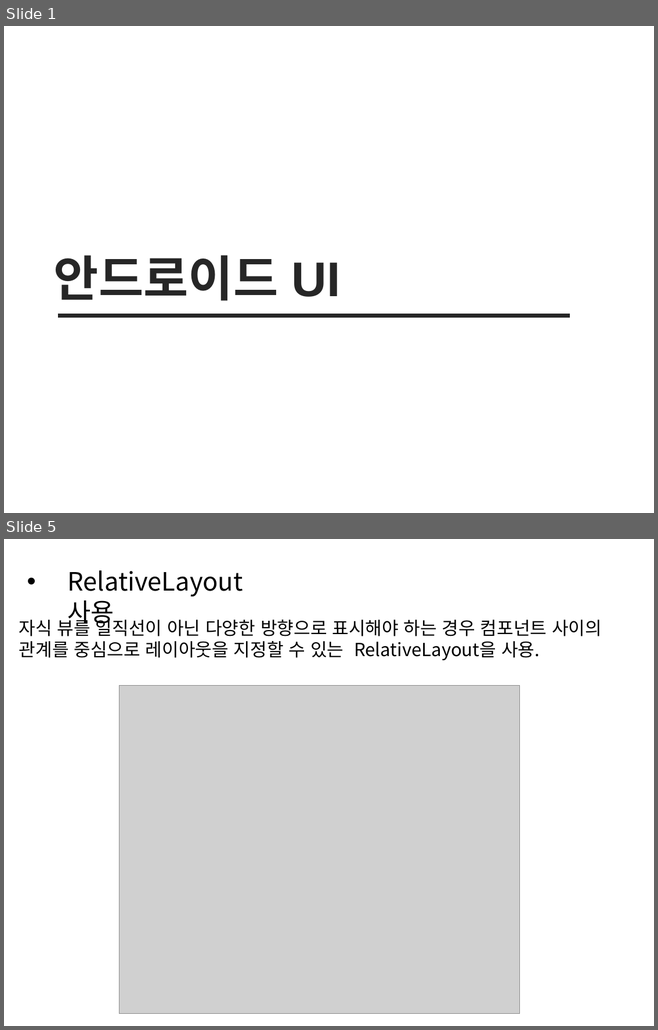
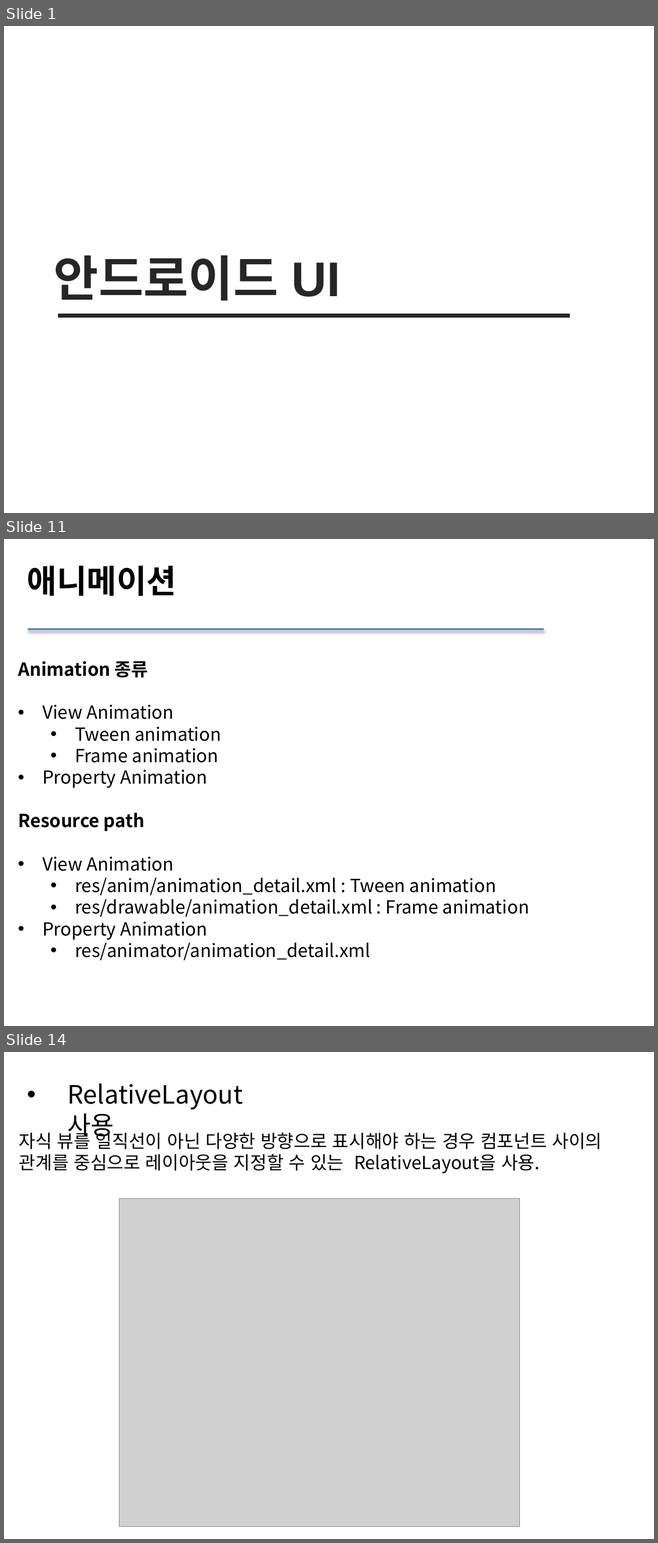
Before and after one commit to sc545/Beacon, a slide deck: 안드로이드 UI.pptx. Shown one above the other, each under a label of ours: slides 1 and 5 before the commit, slides 1, 11 and 14 after it; the slides between them are not shown. The pictures are 658x1030 and 658x1543 pixels, drawn with LibreOffice and Linux fonts; fonts in the diff are those of the drawing; grey boxes stand for pictures. Boxes give left, top, right and bottom in pixels: in the first picture for what was removed or moved away, otherwise in the second. Text is boxed around its words. In the diff, an @@ line names an element or a change of style, - is before the commit and + after.

```diff
--- a/안드로이드 UI.pptx
+++ b/안드로이드 UI.pptx
@@ slide 11 added at [4, 539, 654, 1026], background #FFFFFF @@
@@ text added at [27, 566, 177, 596], 36 pt, text #000000, bold @@
+애니메이션
@@ line added from (28, 629) to (544, 629), #4F81BD 2 pt @@
@@ text added at [18, 661, 529, 961], 20 pt, text #000000 @@
+Animation 종류
+• View Animation
+  • Tween animation
+  • Frame animation
+• Property Animation
+Resource path
+• View Animation
+  • res/anim/animation_detail.xml : Tween animation
+  • res/drawable/animation_detail.xml : Frame animation
+• Property Animation
+  • res/animator/animation_detail.xml
@@ what was slide 5 is now slide 14 @@
```
Also in this commit, not shown: 1 slide changed, 11 other slides added, 3 slides removed, 53 other files.
